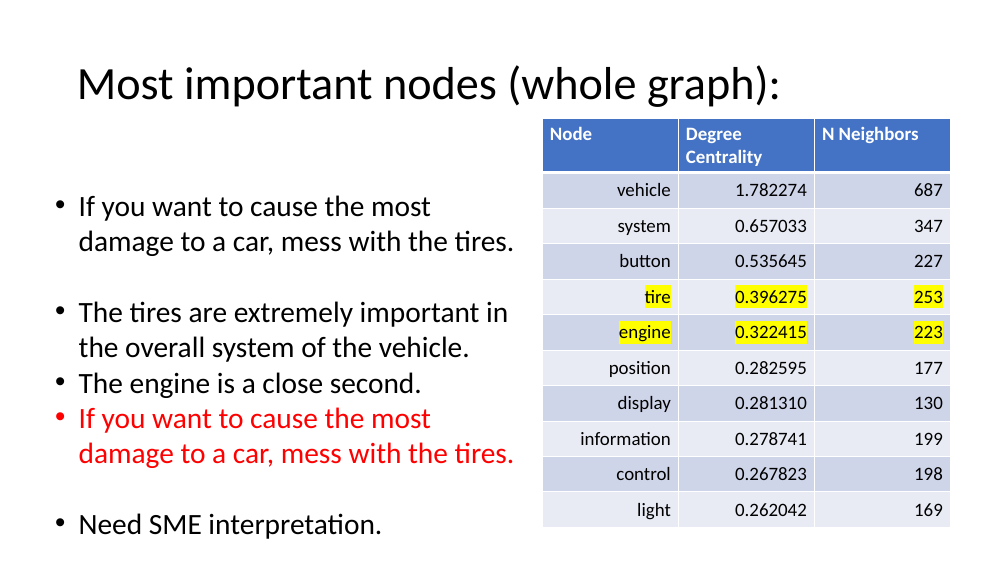
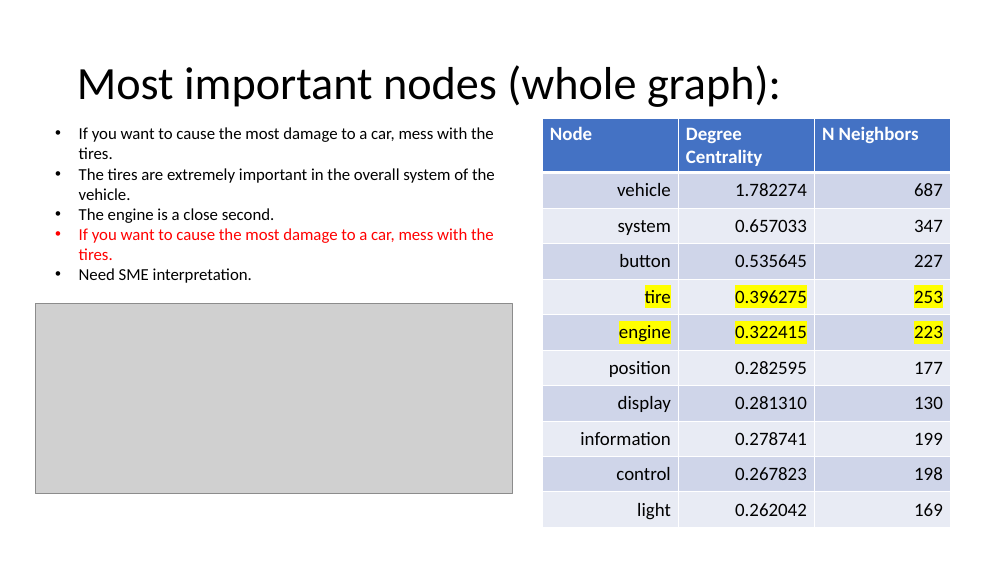
Before and after one commit to kellylsimmons/text_extraction, a slide deck: slide 14 of Machine Learning for Text Extraction.pptx. Drawn at 1008x567 pixels with LibreOffice and Linux fonts; fonts in the diff are those of the drawing; grey boxes stand for pictures. Boxes give left, top, right and bottom in pixels: in the first picture for what was removed or moved away, otherwise in the second. Text is boxed around its words. In the diff, an @@ line names an element or a change of style, - is before the commit and + after.

```diff
--- a/Machine Learning for Text Extraction.pptx
+++ b/Machine Learning for Text Extraction.pptx
@@ text "If you want to cause ...": place and size @@
-text "If you want to cause ..." at box(79, 195, 515, 468)
+text "If you want to cause ..." at box(79, 127, 495, 283)
@@ text "If you want to cause ..." at box(79, 127, 495, 283): size 28 to 16 pt @@
@@ picture added at box(36, 303, 513, 494) @@
```
Also in this commit, not shown: 3 other slides changed.
